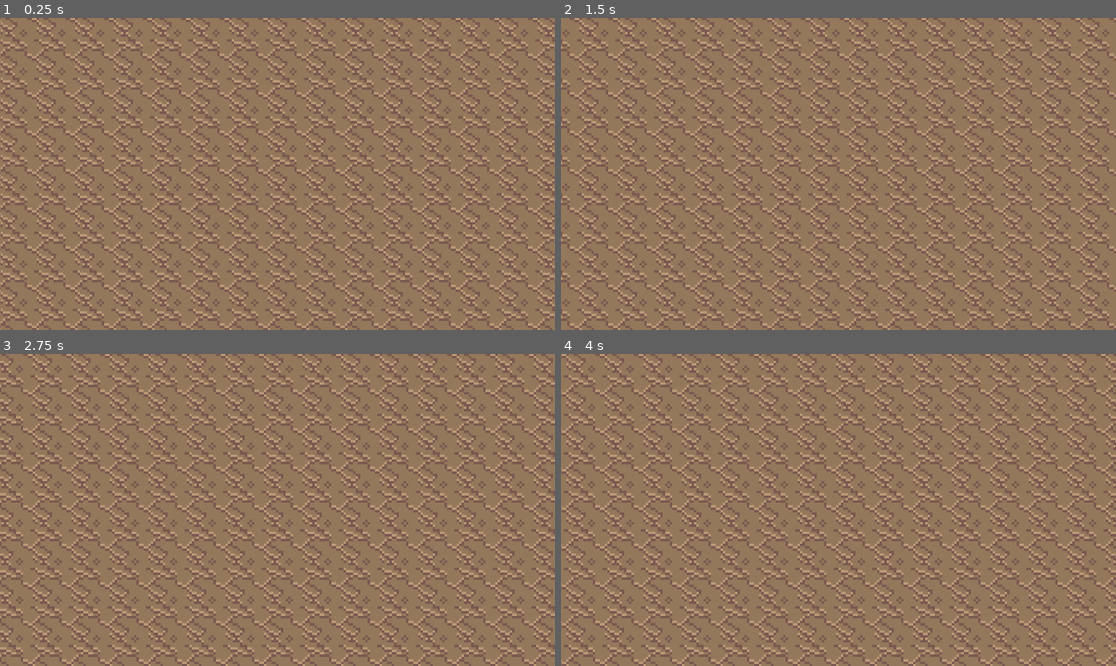
Above: before the commit, frames 1-4 (two rows, left to right).
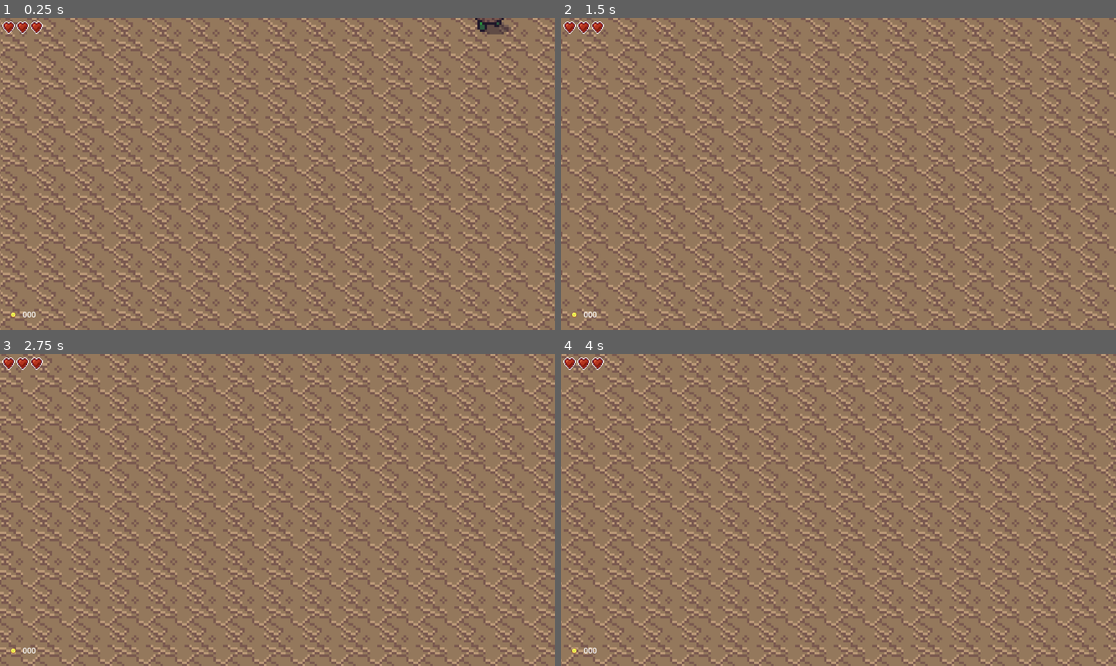
Above: after the commit, the same moments.

Repository: camh0220/GameDesignI
Game: Godot game, scene res://td_world_2.tscn
Same seed, same stepped clock (60 frames per second), same inputs: the game is played once before the commit and once after it. The project has no main scene, so this scene is started directly.
Inputs (mouse positions are in pixels of both pictures, inside the frame that each line leads up to):
- Up to frame 1 (0.25 s): no input
- Up to frame 2 (1.5 s): tap Enter (ui_accept) at 0.5, 0.6, 0.77, 1.07 s; move the mouse to (960, 158) at 0.52 s; hold Right (ui_right) 0.53-1.25 s; click (960, 158) at 0.67 s; drag from (727, 189) to (810, 236) at 1.27 s
- Up to frame 3 (2.75 s): tap Enter (ui_accept) at 2, 2.1 s; move the mouse to (333, 441) at 2.02 s; hold Left (ui_left) from 2.03 s (still down)
- Up to frame 4 (4 s): release Left (ui_left) at 2.75 s; drag from (810, 572) to (672, 463) at 2.77 s; tap Enter (ui_accept) at 3.5, 3.6, 3.77 s; move the mouse to (1005, 556) at 3.52 s; hold Right (ui_right) from 3.53 s (still down)

The runs differ from the first frame. In frame 1, 0.5% of the frame differs, in the area x 0-93%, y 0-96%; in frame 2, 0.2%; in frame 3, 0.2%; in frame 4, 0.2%.
Error before the commit: Attempt to call function 'show' in base 'null instance' on a null instance. (res://td_player.gd:113)
Error after the commit: Invalid call. Nonexistent function 'instantiate' in base 'CompressedTexture2D'. (res://td_player.gd:49)

Commit message:
Update 04/17/24

Diff:
--- a/player_hud.tscn
+++ b/player_hud.tscn
@@ -19,3 +19,25 @@
 hframes = 33
 vframes = 20
 frame = 8
+
+[node name="Money" type="Control" parent="."]
+layout_mode = 3
+anchors_preset = 0
+offset_right = 40.0
+offset_bottom = 40.0
+
+[node name="Icon" type="Sprite2D" parent="Money"]
+position = Vector2(28, 617)
+texture = ExtResource("2_5h203")
+hframes = 33
+vframes = 20
+frame = 132
+
+[node name="Coins" type="Label" parent="Money"]
+layout_mode = 0
+offset_left = 47.0
+offset_top = 604.0
+offset_right = 87.0
+offset_bottom = 630.0
+text = "000
+"
--- a/td_player.gd
+++ b/td_player.gd
@@ -16,7 +16,7 @@
 var inertia = Vector2()
 var look_direction = Vector2.DOWN  # (0, 1)
 var attack_direction = Vector2.DOWN
-var animation_lock = 0.0
+var animation_lock = 0.0  # Lock player while playing attack animation
 var damage_lock = 0.0
 var charge_time = 2.5
 var charge_start_time = 0.0
@@ -25,15 +25,14 @@
 var menu_scene = preload("res://my_gui.tscn")
 var damage_shader = preload("res://assets/shaders/take_damage.tres")
 var attack_sound = preload("res://assets/sounds/slash.wav")
-var chargeattack_sound = preload("res://assets/sounds/hitHurt.wav")
-var perks_sound = preload("res://assets/sounds/powerUp.wav")
 var menu_instance = null
 
 @onready var aud_player = $AudioStreamPlayer2D
 @onready var p_HUD = get_tree().get_first_node_in_group("HUD")
-# TODO: Add & preload sounds for attack, death, hurt, coin, miniheart, charge_attack
+# TODO: Add & preload sounds - attack, death, hurt, coin, miniheart, charge_attack
 # aud_player.stream = whatever_sound
 # aud_player.play()
+
 
 func get_direction_name():
 	return ["right", "down", "left", "up"][
@@ -62,15 +61,13 @@
 	damage_lock = 0.3
 	for i in range(9):
 		# Offset by (i-4) * 45 degrees
-		var angle = -attack_direction.angle() + (i-4) * PI / 4 # [-4,4]
+		var angle = -attack_direction.angle() + (i-4) * PI / 4  # [-4,4]
 		var dir = Vector2(cos(angle), sin(angle))
 		var slash = slash_scene.instantiate()
 		slash.position = dir * 20
 		slash.rotation = Vector2().angle_to_point(-dir)
 		slash.damage *= 1.5
 		add_child(slash)
-		aud_player.stream = chargeattack_sound
-		aud_player.play()
 		await get_tree().create_timer(0.03).timeout
 	animation_lock = 0.2
 	await $AnimatedSprite2D.animation_finished
@@ -79,15 +76,10 @@
 
 func pickup_money(value):
 	data.money += value
-	aud_player.stream = perks_sound
-	aud_player.play()
-
 
 func pickup_health(value):
 	data.health += value
 	data.health = clamp(data.health, 0, data.max_health)
-	aud_player.stream = perks_sound
-	aud_player.play()
 
 signal health_depleted
 
@@ -117,7 +109,7 @@
 
 func _physics_process(delta):
 	animation_lock = max(animation_lock-delta, 0.0)
-	damage_lock = max(animation_lock-delta, 0.0)
+	damage_lock = max(damage_lock-delta, 0.0)
 
 	if animation_lock == 0.0 and data.state != STATES.DEAD:
 		if data.state == STATES.DAMAGED and max(damage_lock-delta, 0.0):
@@ -145,7 +137,6 @@
 	if data.state != STATES.DEAD:
 		if Input.is_action_just_pressed("ui_accept"):
 			attack()
-			# TODO: charge timer/state
 			charge_start_time = Time.get_time_dict_from_system().second
 			data.state = STATES.CHARGING
 
@@ -156,8 +147,6 @@
 				charged_attack()
 			else:
 				data.state = STATES.IDLE
-
-
 
 	if Input.is_action_just_pressed("ui_cancel"):
 		menu_instance.show()
@@ -180,4 +169,4 @@
 
 		$AnimatedSprite2D.animation = a_name
 		$AnimatedSprite2D.play()
-pass
+	pass
--- a/td_world_2.tscn
+++ b/td_world_2.tscn
@@ -1,7 +1,10 @@
-[gd_scene load_steps=5 format=3 uid="uid://c1jcuivkctixo"]
+[gd_scene load_steps=9 format=3 uid="uid://c1jcuivkctixo"]
 
 [ext_resource type="PackedScene" uid="uid://bhblmdiiucfm3" path="res://td_player.tscn" id="1_pumqj"]
 [ext_resource type="Texture2D" uid="uid://ofi7h2kt2i0p" path="res://zelda_like/Overworld.png" id="2_6lbqc"]
+[ext_resource type="PackedScene" uid="uid://cko848p2j81xl" path="res://td_enemy.tscn" id="3_olgsb"]
+[ext_resource type="PackedScene" uid="uid://b1m11u68ab01p" path="res://change_lvl.tscn" id="4_440xa"]
+[ext_resource type="PackedScene" uid="uid://cguywn6kheyks" path="res://player_hud.tscn" id="5_q57gv"]
 
 [sub_resource type="TileSetAtlasSource" id="TileSetAtlasSource_daynn"]
 texture = ExtResource("2_6lbqc")
@@ -1082,6 +1085,9 @@
 [sub_resource type="TileSet" id="TileSet_obyov"]
 sources/0 = SubResource("TileSetAtlasSource_daynn")
 
+[sub_resource type="RectangleShape2D" id="RectangleShape2D_o3yvt"]
+size = Vector2(108, 79)
+
 [node name="td_world2" type="Node2D"]
 
 [node name="td_player" parent="." instance=ExtResource("1_pumqj")]
@@ -1090,3 +1096,21 @@
 tile_set = SubResource("TileSet_obyov")
 format = 2
 layer_0/tile_data = PackedInt32Array(65536, 786432, 13, 131071, 786432, 13, 131070, 786432, 13, 131069, 786432, 13, 131 …(14338 unchanged characters)…
+
+[node name="td_enemy" parent="." instance=ExtResource("3_olgsb")]
+position = Vector2(88, -57)
+
+[node name="change_lvl" parent="." instance=ExtResource("4_440xa")]
+visible = false
+position = Vector2(-348, -44)
+next_level = "td_world_1"
+
+[node name="Sprite2D2" type="Sprite2D" parent="change_lvl"]
+visible = false
+
+[node name="PlayerHUD" parent="change_lvl/Sprite2D2" instance=ExtResource("5_q57gv")]
+
+[node name="CollisionShape2D" type="CollisionShape2D" parent="."]
+visible = false
+position = Vector2(-325, -1.5)
+shape = SubResource("RectangleShape2D_o3yvt")
